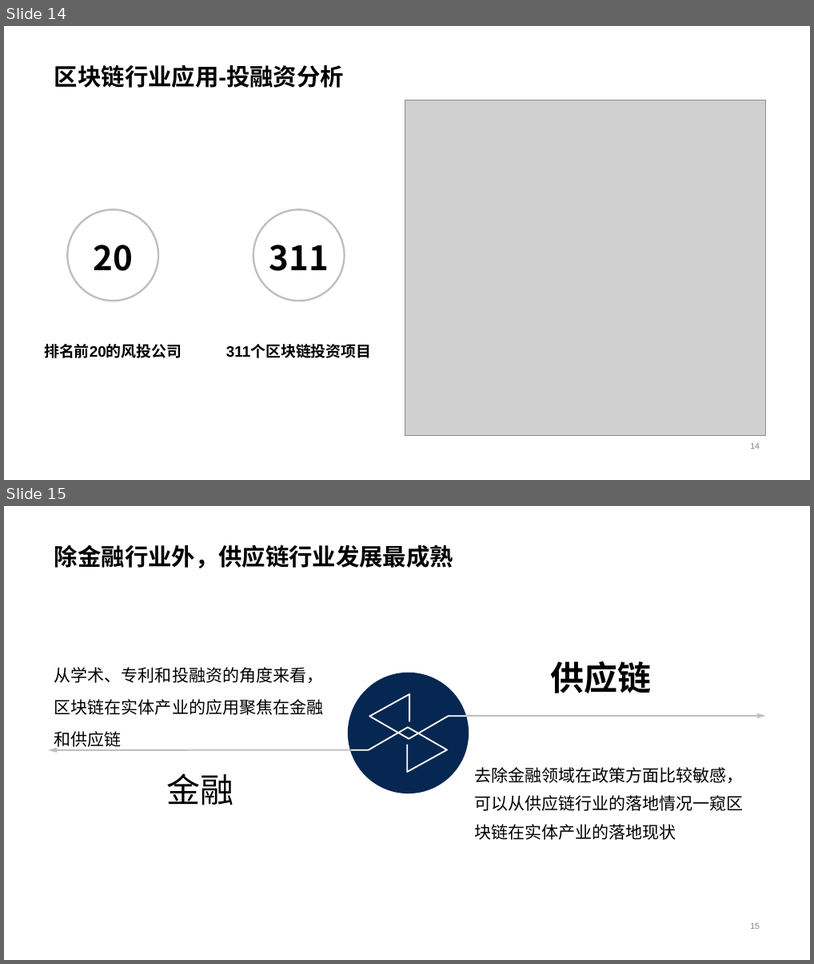
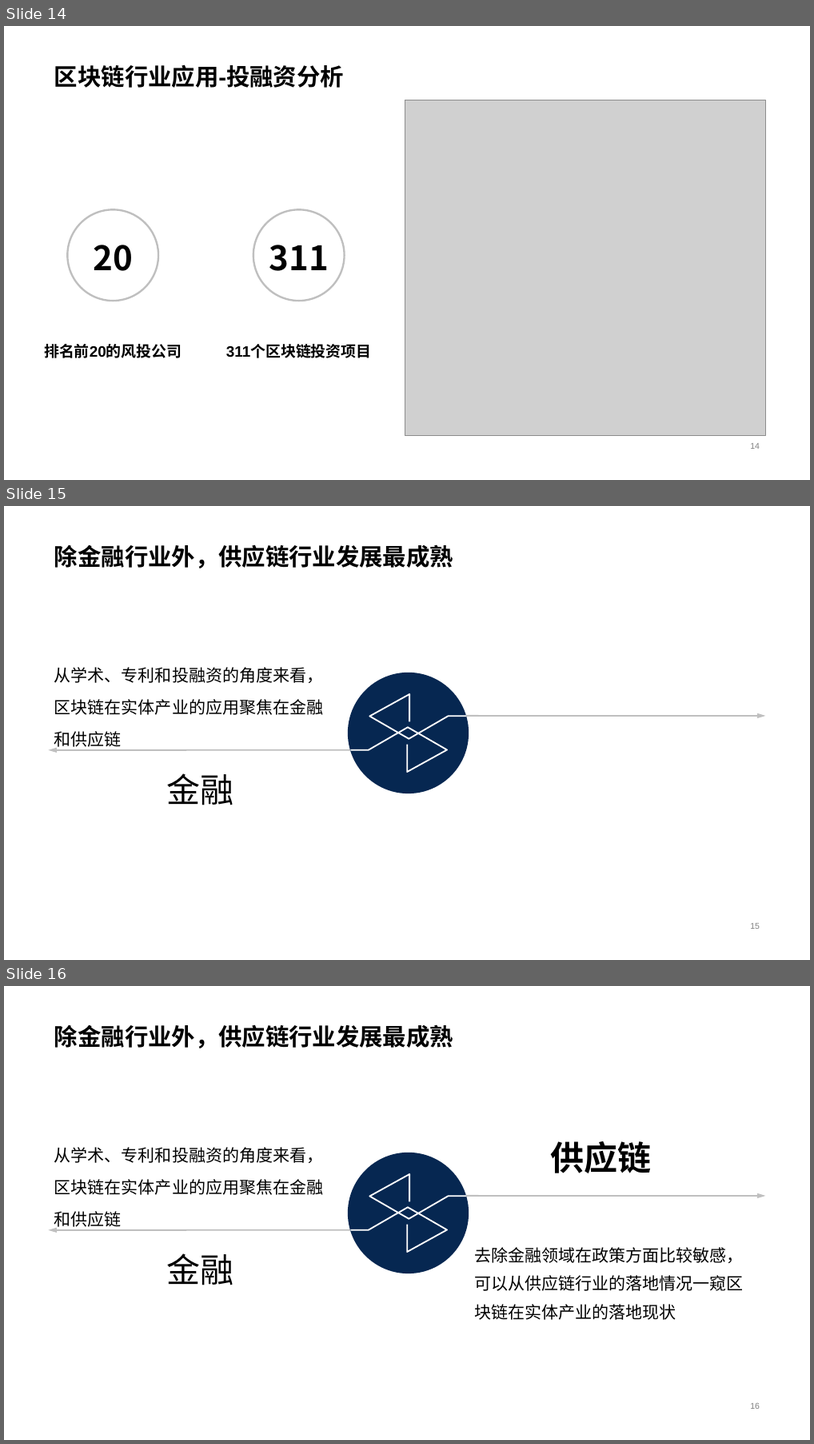
Before and after one commit to livingworld/IA004_blockchain, a slide deck: delivery/区块链投资防骗指南 v1.0.pptx. Shown one above the other, each under a label of ours: slides 14 and 15 before the commit, slides 14, 15 and 16 after it. The pictures are 814x964 and 814x1444 pixels, drawn with LibreOffice and Linux fonts; fonts in the diff are those of the drawing; grey boxes stand for pictures. Boxes give left, top, right and bottom in pixels: in the first picture for what was removed or moved away, otherwise in the second. Text is boxed around its words. In the diff, an @@ line names an element or a change of style, - is before the commit and + after.

```diff
--- a/delivery/区块链投资防骗指南 v1.0.pptx
+++ b/delivery/区块链投资防骗指南 v1.0.pptx
@@ slide 15 added at (4,506,810,960), background #FFFFFF @@
@@ title added at (54,544,454,568), 28 pt, text #000000, bold @@
+除金融行业外，供应链行业发展最成熟
@@ group added at (48,667,766,793): 2 arrows, 2 freeform shapes, 1 ellipse, 1 text @@
+从学术、专利和投融资的角度来看，区块链在实体产业的应用聚焦在金融和供应链
@@ text added at (167,773,234,805), 40 pt, text #000000 @@
+金融
@@ page number added at (750,923,760,928), 10 pt, text #808080 @@
+15
@@ what was slide 15 is now slide 16 @@
```
Also in this commit, not shown: 5 slides changed, 2 other files.
